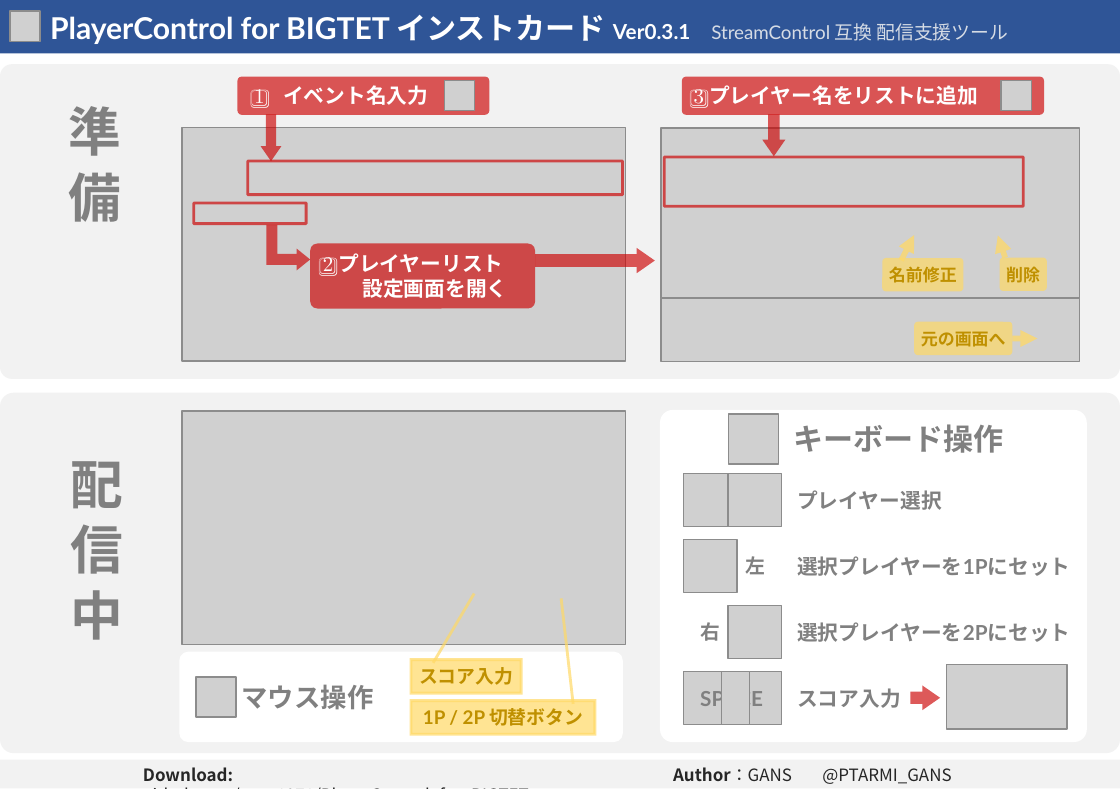
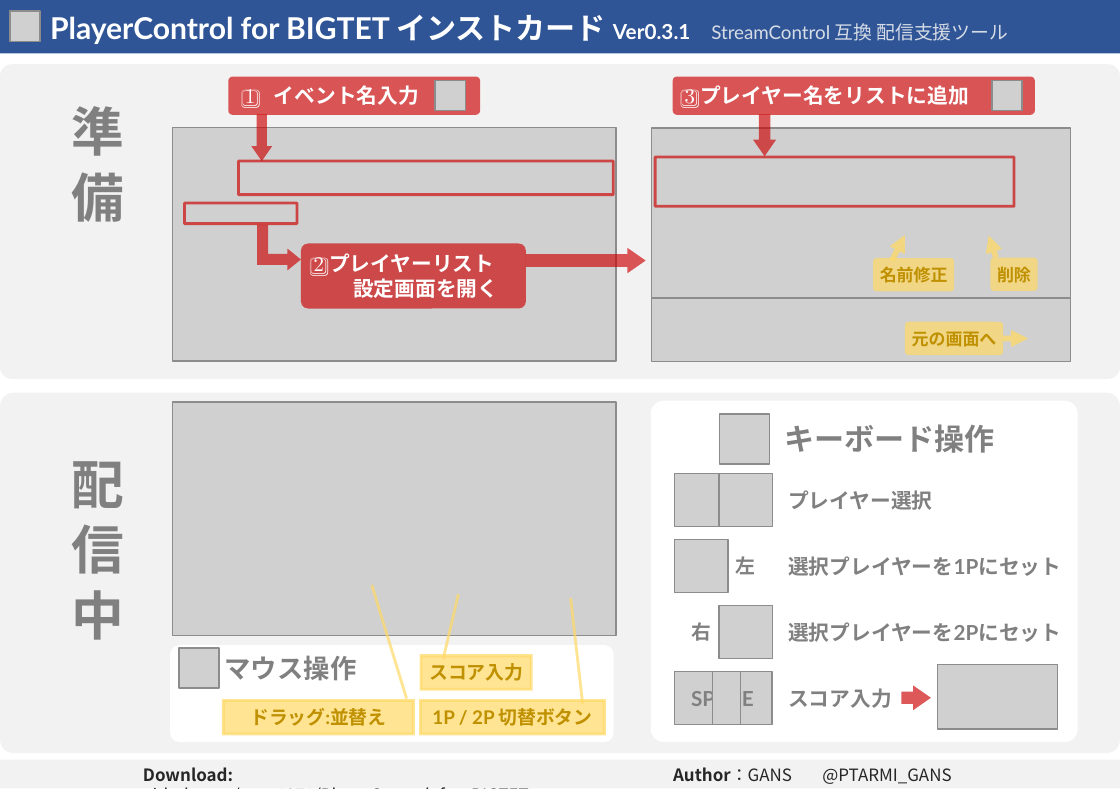
Before and after one commit to gans1971/PlayerControl_for_BIGTET, a slide deck: slide 1 of Manual/PlayerControlForBIGTET_QuickReference_v0.3.1.pptx. Drawn at 1120x789 pixels with LibreOffice and Linux fonts; fonts in the diff are those of the drawing; grey boxes stand for pictures; background and template pictures are left out. Boxes give left, top, right and bottom in pixels: in the first picture for what was removed or moved away, otherwise in the second. Text is boxed around its words. In the diff, an @@ line names an element or a change of style, - is before the commit and + after.

Commit message:
リファレンス修正

```diff
--- a/Manual/PlayerControlForBIGTET_QuickReference_v0.3.1.pptx
+++ b/Manual/PlayerControlForBIGTET_QuickReference_v0.3.1.pptx
@@ 14 pictures, 8 texts, 6 rounded rectangles, 4 down arrows, 3 rectangles, 3 arrows, 1 bent up arrow: place and size @@
-14 pictures, 8 texts, 6 rounded rectangles, 4 down arrows, 3 rectangles, 3 arrows, 1 bent up arrow at (181, 77, 1079, 730)
+14 pictures, 8 texts, 6 rounded rectangles, 4 down arrows, 3 rectangles, 3 arrows, 1 bent up arrow at (172, 77, 1070, 730)
@@ picture: place and size @@
-picture at (181, 412, 624, 646)
+picture at (172, 402, 615, 637)
@@ rounded rectangle: place and size @@
-rounded rectangle at (660, 410, 1086, 742)
+rounded rectangle at (650, 401, 1077, 742)
@@ rounded rectangle: place and size @@
-rounded rectangle at (179, 651, 622, 742)
+rounded rectangle at (171, 645, 613, 742)
@@ picture: place and size @@
-picture at (196, 677, 237, 718)
+picture at (179, 647, 219, 688)
@@ text "マウス操作": place and size @@
-text "マウス操作" at (242, 684, 374, 710)
+text "マウス操作" at (225, 655, 357, 681)
@@ border callout "スコア入力": place and size @@
-border callout "スコア入力" at (410, 660, 520, 693)
+border callout "スコア入力" at (421, 655, 531, 689)
@@ border callout "スコア入力" at (421, 655, 531, 689): proportions changed @@
@@ border callout added at (223, 700, 413, 734), fill #FFD966 at 70% opacity, outline #FFD966 1.5 pt, 10 pt, text #BF9000, bold @@
+ドラッグ:並替え
@@ border callout "1P / 2P 切替ボタン": place and size @@
-border callout "1P / 2P 切替ボタン" at (410, 700, 595, 734)
+border callout "1P / 2P 切替ボタン" at (420, 700, 604, 734)
```
